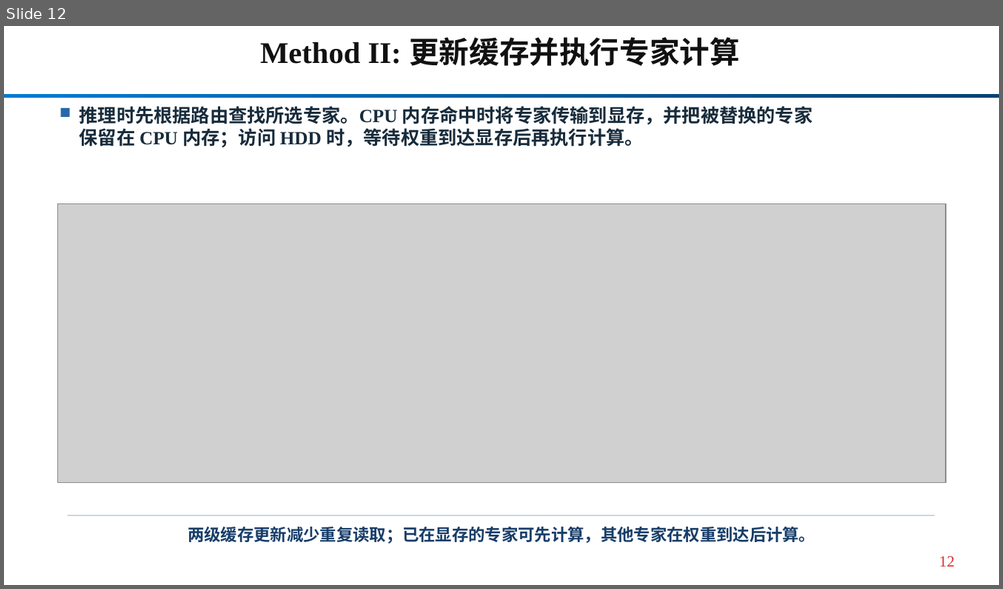
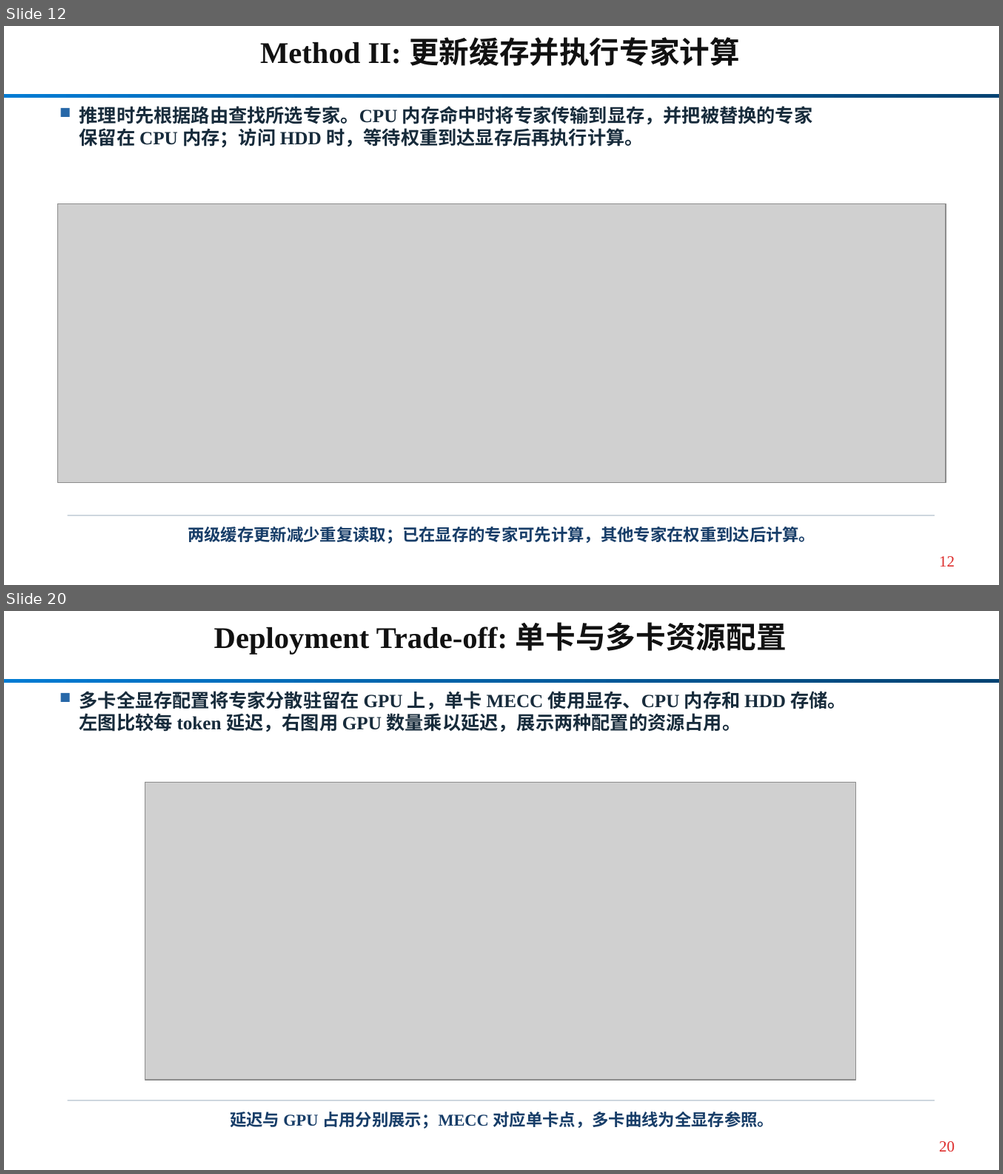
Before and after one commit to Kirihara-Yun/mecc_package, a slide deck: mecc_package/paper/current/MECC_HPCA_current.pptx. Shown one above the other, each under a label of ours: slide 12 before the commit, slides 12 and 20 after it; the slides between them are not shown. The pictures are 1003x589 and 1003x1174 pixels, drawn with LibreOffice and Linux fonts; fonts in the diff are those of the drawing; grey boxes stand for pictures. Boxes give left, top, right and bottom in pixels: in the first picture for what was removed or moved away, otherwise in the second. Text is boxed around its words. In the diff, an @@ line names an element or a change of style, - is before the commit and + after.

Commit message:
slides: synchronize group meeting figures with R27 and audit disclosures

```diff
--- a/mecc_package/paper/current/MECC_HPCA_current.pptx
+++ b/mecc_package/paper/current/MECC_HPCA_current.pptx
@@ slide 20 added at (4, 611, 999, 1170), background #FFFFFF; not listed: 1 template element that a slide beside it also shows @@
@@ text added at (214, 622, 786, 655), 29 pt, text #111111, bold @@
+Deployment Trade-off: 单卡与多卡资源配置
@@ rectangle added at (61, 693, 70, 702), fill #2768A8 @@
@@ text added at (79, 691, 847, 732), 18 pt, text #172B3B, bold @@
+多卡全显存配置将专家分散驻留在 GPU 上，单卡 MECC 使用显存、CPU 内存和 HDD 存储。
+左图比较每 token 延迟，右图用 GPU 数量乘以延迟，展示两种配置的资源占用。
@@ picture added at (145, 783, 856, 1080) @@
@@ rectangle added at (68, 1100, 934, 1101), fill #C4CFD8 @@
@@ text added at (230, 1112, 774, 1129), 16 pt, text #173D68, bold @@
+延迟与 GPU 占用分别展示；MECC 对应单卡点，多卡曲线为全显存参照。
@@ text added at (939, 1142, 954, 1152), 15 pt, text #DD2A29 @@
+20
```
Also in this commit, not shown: 4 slides changed, 6 other slides added, 2 slides removed, 41 other files.
